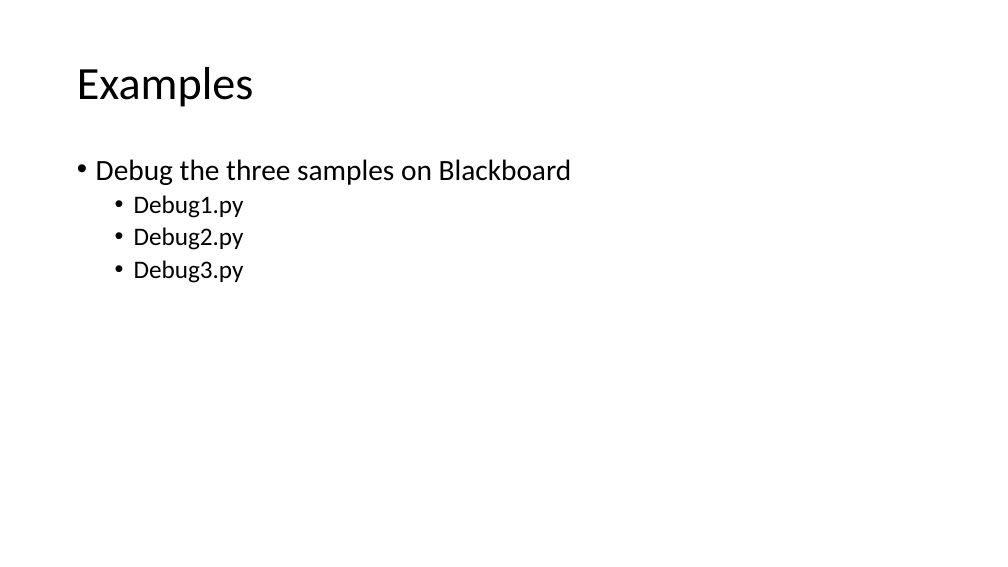
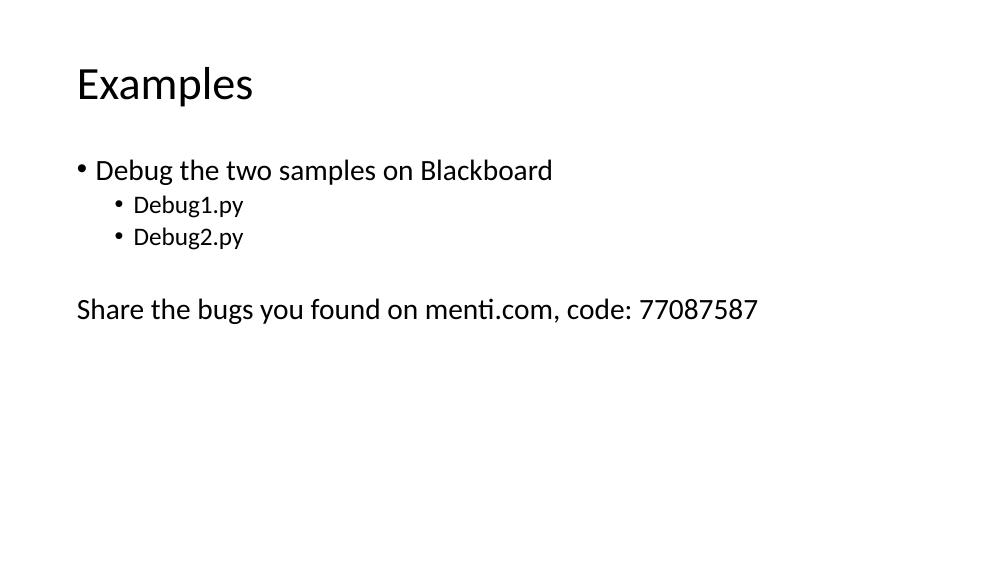
Before and after one commit to engmaths/SEMT10002_2025, a slide deck: slide 23 of Week_13_Consolidation_3_and_Errors/Seminar_6_errors_and_debugging/Errors and Debugging.pptx (slide 19 before the commit). Drawn at 1008x567 pixels with LibreOffice and Linux fonts; fonts in the diff are those of the drawing. Boxes give left, top, right and bottom in pixels: in the first picture for what was removed or moved away, otherwise in the second. Text is boxed around its words. In the diff, an @@ line names an element or a change of style, - is before the commit and + after.

Commit message:
Updated seminar materials for errors and debugging

```diff
--- a/Week_13_Consolidation_3_and_Errors/Seminar_6_errors_and_debugging/Errors and Debugging.pptx
+++ b/Week_13_Consolidation_3_and_Errors/Seminar_6_errors_and_debugging/Errors and Debugging.pptx
@@ text at <box>96,159,553,185</box>: text changed @@
-• Debug the three samples on Blackboard
+• Debug the two samples on Blackboard
@@ text at <box>77,298,758,324</box>: text changed; size 24 to 28 pt @@
-  • Debug3.py
+Share the bugs you found on menti.com, code: 77087587
```
Also in this commit, not shown: 1 other slide changed, 4 slides added, 3 other files.
